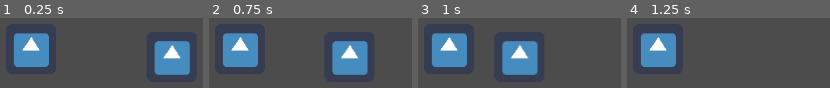
Above: before the commit, frames 1-4 (left to right).
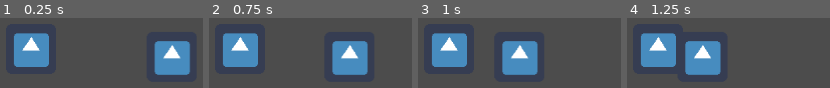
Above: after the commit, the same moments.

Repository: kris-pearman/global-game-jam-2021
Game: Godot game, scene res://Scenes/Collider Test.tscn
Same seed, same stepped clock (60 frames per second), same inputs: the game is played once before the commit and once after it. This scene is started directly instead of the project's main scene. The engine's default icon, where the game draws it, is replaced by a stand-in: a white triangle on a blue panel in a dark square.
Inputs:
- Up to frame 1 (0.25 s): no input
- Up to frame 2 (0.75 s): tap Enter (ui_accept) at 0.5 s; hold Right (right) from 0.53 s (still down)
- Up to frame 3 (1 s): keep holding Right (right); tap Enter (ui_accept) at 0.77 s
- Up to frame 4 (1.25 s): keep holding Right (right)

Frames 1-3 are identical in both runs. In frame 4, 8.5% of the frame differs, in the area x 28-47%, y 32-82%.

Commit message:
stopped player to play cutscene after pickup

Diff:
--- /dev/null
+++ b/Global Game Jam 2021/Scenes/Collectable/Collectable.gd
@@ -0,0 +1,10 @@
+extends Area2D
+
+export var id: int
+
+func on_body_entered(body):
+	if body.get_name() == "Player":
+		body.play_cutscene(id)
+
+func _ready():
+	connect("body_entered", self, "on_body_entered")
--- /dev/null
+++ b/Global Game Jam 2021/Scenes/Collectable/Collectable.tscn
@@ -0,0 +1,18 @@
+[gd_scene load_steps=4 format=2]
+
+[ext_resource path="res://Scenes/Collectable/Collectable.gd" type="Script" id=1]
+[ext_resource path="res://Assets/Art/PickupPlaceholder.png" type="Texture" id=2]
+
+[sub_resource type="RectangleShape2D" id=1]
+extents = Vector2( 32, 32 )
+
+[node name="Area2D" type="Area2D"]
+script = ExtResource( 1 )
+
+[node name="CollisionShape2D" type="CollisionShape2D" parent="."]
+shape = SubResource( 1 )
+
+[node name="Sprite" type="Sprite" parent="."]
+position = Vector2( 9.53674e-07, 1.5 )
+scale = Vector2( 2.41667, 2.54167 )
+texture = ExtResource( 2 )
--- a/Global Game Jam 2021/Scenes/Collider Test.tscn
+++ b/Global Game Jam 2021/Scenes/Collider Test.tscn
@@ -3,7 +3,9 @@
 [ext_resource path="res://Test Script.gd" type="Script" id=1]
 [ext_resource path="res://Scenes/Player.tscn" type="PackedScene" id=2]
 [ext_resource path="res://icon.png" type="Texture" id=3]
-[ext_resource path="res://Scenes/collectable.gd" type="Script" id=4]
+[ext_resource path="res://Scenes/Collectable/Collectable.gd" type="Script" id=4]
+
+
 
 [sub_resource type="RectangleShape2D" id=2]
 extents = Vector2( 30.8244, 31.4036 )
--- a/Global Game Jam 2021/Scenes/Player.gd
+++ b/Global Game Jam 2021/Scenes/Player.gd
@@ -2,6 +2,8 @@
 
 export (int) var speed = 200
 var velocity = Vector2()
+
+var in_cutscene: bool = false
 
 func get_input():
 	velocity = Vector2()
@@ -18,11 +20,15 @@
 
 # Called every frame. 'delta' is the elapsed time since the previous frame.
 func _physics_process(delta):
-	get_input()
-	velocity = move_and_slide(velocity)
-	check_collision()
+	if !in_cutscene:
+		get_input()
+		velocity = move_and_slide(velocity)
+		check_collision()
 
 func check_collision():
 	for i in get_slide_count():
 			var collision = get_slide_collision(i)
 			print("Collided with: ", collision.collider.name)
+
+func play_cutscene(id):
+	in_cutscene = true
